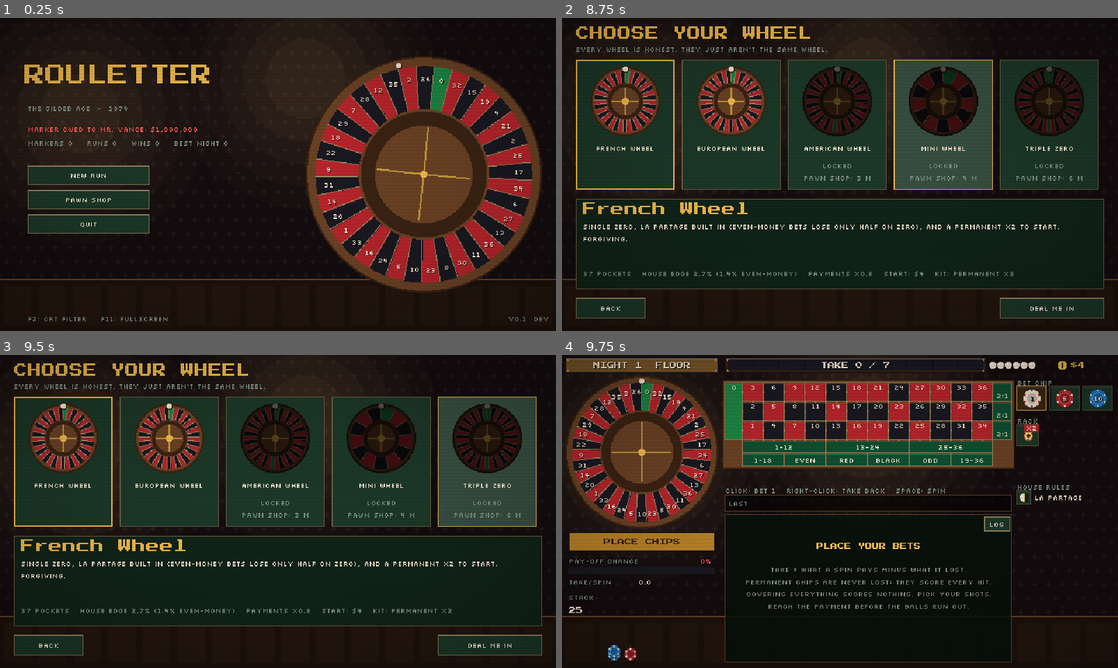
Above: before the commit, frames 1-4 (two rows, left to right).
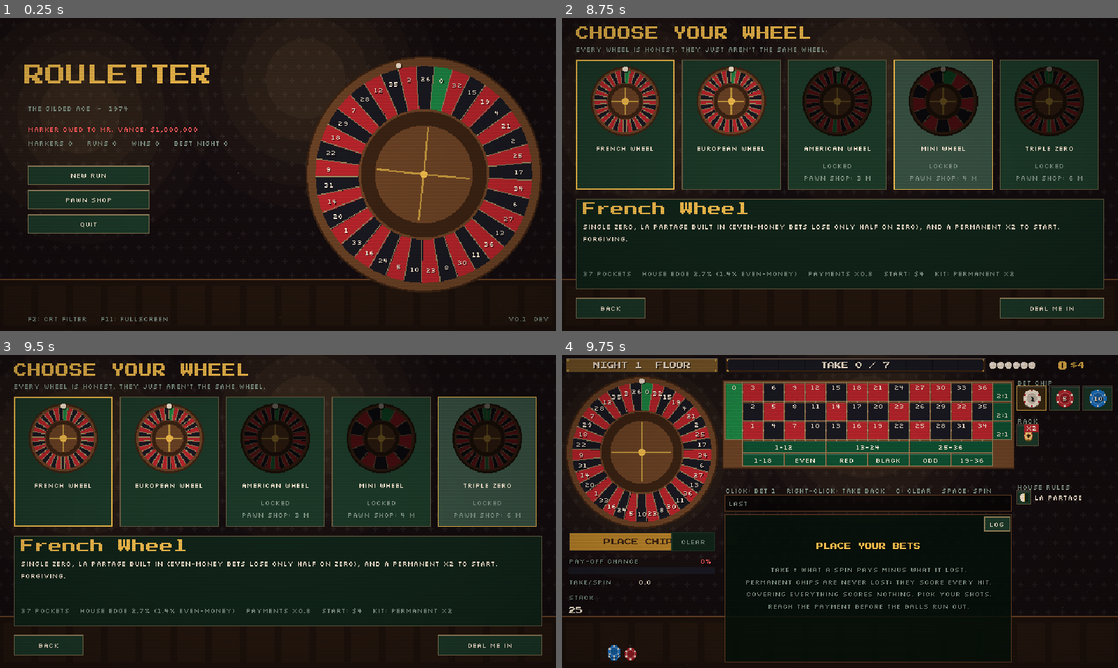
Above: after the commit, the same moments.

Repository: sugnauk/Rouletter
Game: Godot game, scene res://scenes/main.tscn
Same seed, same stepped clock (60 frames per second), same inputs: the game is played once before the commit and once after it.
Inputs (mouse positions are in pixels of both pictures, inside the frame that each line leads up to):
- Up to frame 1 (0.25 s): no input
- Up to frame 2 (8.75 s): click "New Run" at 0.5 s; click "New Run" at 1.25 s; click "Pawn Shop" at 2 s; click "Pawn Shop" at 2.75 s; click "New Run" at 3.5 s; click "Pawn Shop" at 4.25 s; tap Enter at 5 s; move the mouse to (962, 158) at 5.02 s; tap C at 5.1 s; click (962, 158) at 5.17 s; tap Space at 5.27 s; click "French Wheel" at 5.75 s; click "European Wheel" at 6.5 s; click "American Wheel" at 7.25 s; click "Mini Wheel" at 8 s
- Up to frame 3 (9.5 s): click "Triple Zero" at 8.75 s
- Up to frame 4 (9.75 s): click "Deal me in" at 9.5 s

Frames 1-3 are identical in both runs. In frame 4, 0.6% of the frame differs, in the area x 19-78%, y 42-63%.

Commit message:
Add Clear button (C) and repeat the previous spin's bets after each spin
Co-Authored-By: Claude Sonnet 5.5 <noreply@anthropic.com>
Claude-Session: https://claude.ai/code/session_013q6d3yRkHgTahmnKYGjD8n

Diff:
--- a/core/run_state.gd
+++ b/core/run_state.gd
@@ -28,6 +28,7 @@
 var inventory: Array = []        ## unplaced permanent chips: {kind, value}
 var stack_size: int = Content.START_STACK
 var stack_buys: int = 0
+var last_bets: Dictionary = {}   ## bet layout at the last real spin: key -> chips (for rebet)
 var night: int = 0
 var table_idx: int = 0
 var table: Dictionary = {}
@@ -98,6 +99,7 @@
 	table = {"target": target, "take": 0.0, "spins_left": Content.SPINS, "spins_used": 0,
 		"stack": stack_size, "boss": boss, "enforcer": enforcer}
 	last_result = {}
+	last_bets = {}
 	phase = Phase.TABLE
 	if boss:
 		message = "%s: %s" % [Content.ENFORCERS[enforcer].name, Content.ENFORCERS[enforcer].desc]
@@ -138,6 +140,38 @@
 	felt.add_chip("bet", key, amount)
 	changed.emit()
 	return true
+
+
+## Pick up every betting chip on the felt (permanent chips stay put).
+func clear_bets() -> bool:
+	if phase != Phase.TABLE or is_called_spin():
+		return false
+	var got := false
+	for c in felt.chips.duplicate():
+		if c.is_bet():
+			table.stack += c.value
+			felt.remove(c.id)
+			got = true
+	if got:
+		changed.emit()
+	return got
+
+
+## Lay the previous spin's bets again, as far as the stack allows (bets already out count).
+## Returns the number of chips placed. Does nothing on a called spin.
+func rebet() -> int:
+	if phase != Phase.TABLE or is_called_spin():
+		return 0
+	var placed := 0
+	for key in last_bets:
+		var have := 0
+		for c in felt.chips_on(key):
+			if c.is_bet():
+				have += c.value
+		var amt: int = mini(last_bets[key] - have, table.stack)
+		if amt > 0 and place_bet(key, amt):
+			placed += amt
+	return placed
 
 
 ## Pick your betting chips back up from a square before spinning.
@@ -195,6 +229,11 @@
 		return {}
 	var pockets: Array = felt.board.pockets
 	var pocket: int = forced_pocket if forced_pocket != -99 else pockets[rng.range_i(0, pockets.size() - 1)]
+	if not is_called_spin():
+		last_bets = {}
+		for c in felt.chips:
+			if c.is_bet():
+				last_bets[c.bet] = last_bets.get(c.bet, 0) + c.value
 	var res := Resolver.resolve_spin(felt, pocket)
 	felt = res.felt_after
 	if res.zero_tax:
--- a/scenes/screens/table_screen.gd
+++ b/scenes/screens/table_screen.gd
@@ -28,6 +28,7 @@
 var score_view: Control
 var gauge_view: Control
 var spin_btn: Button
+var clear_btn: Button
 var status_lbl: Label
 var denom_box: HBoxContainer
 var rack_grid: GridContainer
@@ -67,7 +68,11 @@
 	spin_btn.add_theme_stylebox_override("disabled", P.box(Color("#4a3a1c"), P.BLACK, 1))
 	for s in ["font_color", "font_hover_color", "font_pressed_color"]:
 		spin_btn.add_theme_color_override(s, P.WOOD_DARK)
+	spin_btn.custom_minimum_size = Vector2(114, 22)
 	P.place(spin_btn, Vector2(8, 204))
+	clear_btn = P.button(self, "CLEAR", _on_clear, Vector2(50, 22), P.FONT_SMALL)
+	clear_btn.tooltip_text = ""
+	P.place(clear_btn, Vector2(126, 204))
 	gauge_view = _canvas(Vector2(4, 232), Vector2(176, 124), _draw_gauges)
 
 	felt_view = FeltView.new()
@@ -135,7 +140,23 @@
 
 
 func _hint() -> String:
-	return "Click: bet %d   Right-click: take back   Space: spin" % bet_size
+	return "Click: bet %d   Right-click: take back   C: clear   Space: spin" % bet_size
+
+
+func _has_bets() -> bool:
+	for c in main.run.felt.chips:
+		if c.is_bet():
+			return true
+	return false
+
+
+func _on_clear() -> void:
+	var run = main.run
+	if spinning or main.dialogue.is_open():
+		return
+	if run.clear_bets():
+		Sfx.play("chip_remove")
+		refresh()
 
 
 func _status(s: String) -> void:
@@ -182,6 +203,7 @@
 		take_per_spin = ev.take
 		chance = Odds.hit_chance(run.felt, t.target - t.take, t.spins_left)
 	spin_btn.disabled = spinning or run.phase != RunState.Phase.TABLE
+	clear_btn.disabled = spinning or run.phase != RunState.Phase.TABLE or run.is_called_spin() or not _has_bets()
 	spin_btn.text = "CALLED SPIN" if run.is_called_spin() else ("PLACE CHIPS" if run.has_unplaced_chips() else "SPIN")
 	_refresh_tokens()
 	if t.boss:
@@ -411,6 +433,8 @@
 		if event.keycode == KEY_SPACE:
 			_on_spin()
 			get_viewport().set_input_as_handled()
+		elif event.keycode == KEY_C:
+			_on_clear()
 		elif event.keycode == KEY_L:
 			log_box.visible = not log_box.visible
 
@@ -460,6 +484,8 @@
 		main.route()
 	else:
 		spinning = false
+		if run.rebet() > 0:
+			Sfx.play("chip_place")
 		refresh()
 
 
--- a/tests/run_tests.gd
+++ b/tests/run_tests.gd
@@ -23,7 +23,7 @@
 		"test_link", "test_pinned_sector", "test_croupier", "test_ledger", "test_compounding_mint_respin",
 		"test_collector", "test_wildcard_zero", "test_en_prison", "test_red_streak", "test_hot_hand",
 		"test_signature", "test_thirteen", "test_enforcers", "test_resolver_is_pure", "test_odds",
-		"test_run_table_flow", "test_shop", "test_lose_and_bust", "test_rent_control_target",
+		"test_run_table_flow", "test_rebet_and_clear", "test_shop", "test_lose_and_bust", "test_rent_control_target",
 		"test_full_run_victory", "test_seeded_reproducible", "test_profile", "test_story_beats", "test_sfx_synth",
 	]:
 		call(t)
@@ -310,6 +310,22 @@
 	check(run.phase == RunState.Phase.SHOP, "target 30 cleared in one hit -> shop")
 	check(run.cash == before_cash + Content.CLEAR_CASH[0] + 5 + mini(before_cash / 5, 5), "clear reward with comps")
 	check(run.felt.bet_chips().is_empty() and run.felt.perm_chips().size() == 1, "bets cleared, perm stays")
+
+
+func test_rebet_and_clear() -> void:
+	var run = new_run()
+	run.place_bet("S17", 3)
+	run.place_bet("SP1_4", 2)
+	run.spin(5)  # a miss: both bets lost
+	check(run.felt.chips_on("S17").is_empty(), "bets are consumed by the spin")
+	var start: int = run.table.stack
+	check(run.rebet() == 5, "rebet lays the same 5 chips")
+	check(run.felt.value_on("S17") == 3 and run.felt.value_on("SP1_4") == 2 and run.table.stack == start - 5, "rebet restores the layout from the stack")
+	check(run.rebet() == 0, "rebet does not double bets already out")
+	check(run.clear_bets() and run.table.stack == start, "clear returns every bet to the stack")
+	check(not run.clear_bets(), "clear with nothing out is a no-op")
+	run.spin(5)
+	check(run.rebet() == 0, "an empty spin leaves nothing to rebet")
 
 
 func test_shop() -> void:
